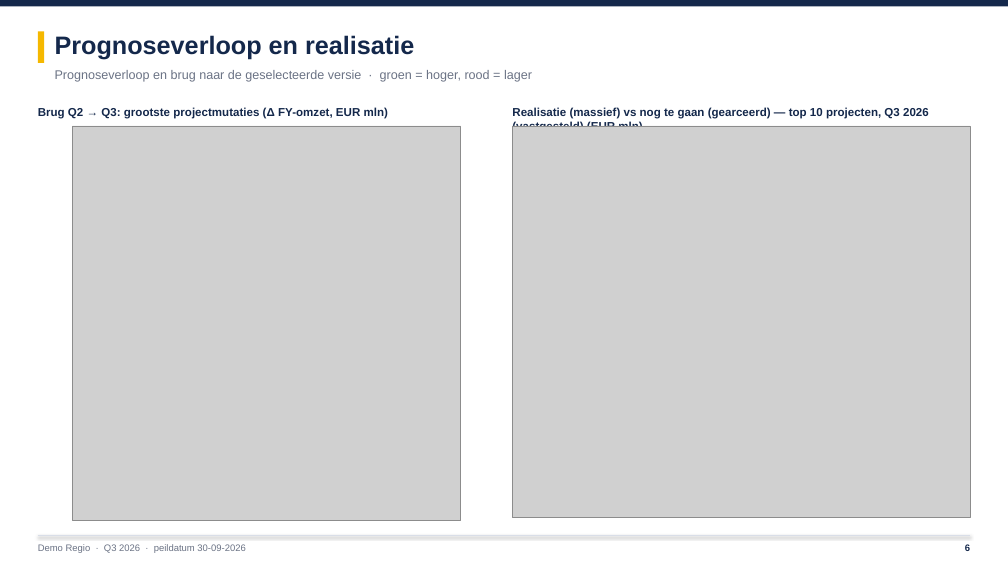
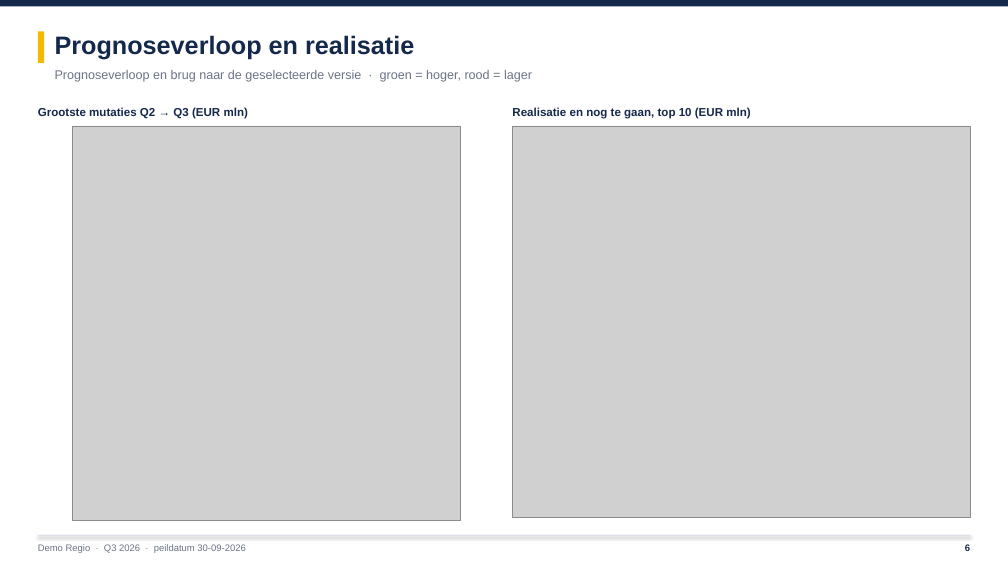
Before and after one commit to LuukLoohuis/Forecast-Builder, a slide deck: slide 6 of docs/Voorbeeld_PowerPoint.pptx. Drawn at 1008x567 pixels with LibreOffice and Linux fonts; fonts in the diff are those of the drawing; grey boxes stand for pictures. Boxes give left, top, right and bottom in pixels: in the first picture for what was removed or moved away, otherwise in the second. Text is boxed around its words. In the diff, an @@ line names an element or a change of style, - is before the commit and + after.

```diff
--- a/docs/Voorbeeld_PowerPoint.pptx
+++ b/docs/Voorbeeld_PowerPoint.pptx
@@ text at [38, 107, 248, 119]: text changed @@
-Brug Q2 → Q3: grootste projectmutaties (Δ FY-omzet, EUR mln)
+Grootste mutaties Q2 → Q3 (EUR mln)
@@ text at [512, 107, 750, 119]: text changed @@
-Realisatie (massief) vs nog te gaan (gearceerd) — top 10 projecten, Q3 2026 (vastgesteld) (EUR mln)
+Realisatie en nog te gaan, top 10 (EUR mln)
```
Also in this commit, not shown: 6 other slides changed, 3 slides added, 5 other files.
